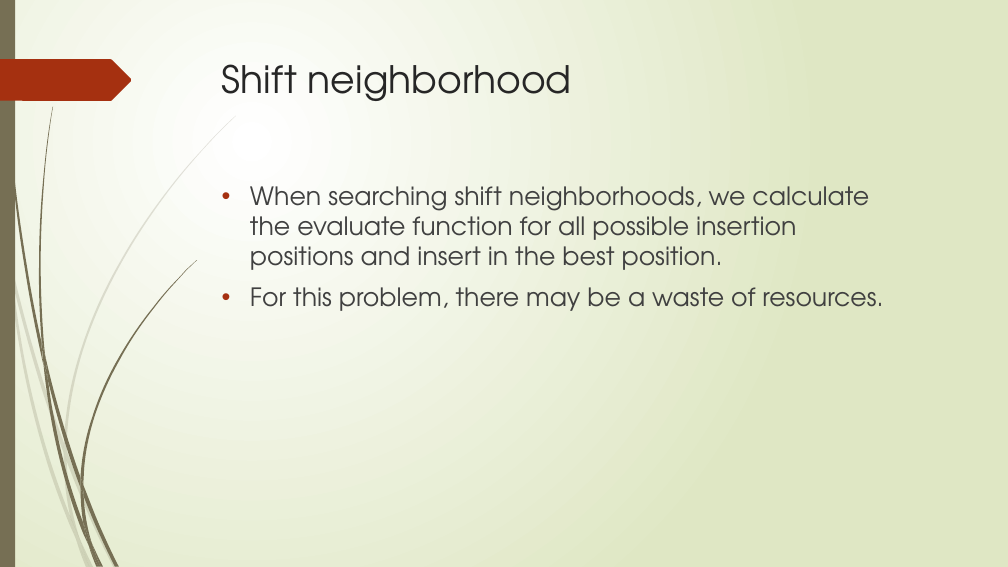
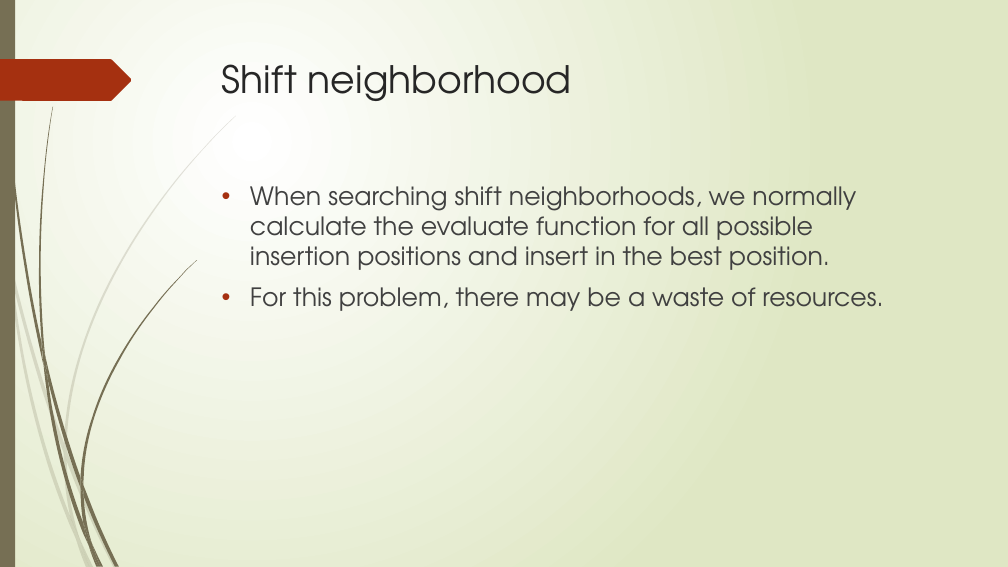
Before and after one commit to r-kurosu/kline_new, a slide deck: slide 43 of 竹田_修論発表.pptx (slide 39 before the commit). Drawn at 1008x567 pixels with LibreOffice and Linux fonts; fonts in the diff are those of the drawing. Boxes give left, top, right and bottom in pixels: in the first picture for what was removed or moved away, otherwise in the second. Text is boxed around its words. In the diff, an @@ line names an element or a change of style, - is before the commit and + after.

```diff
--- a/竹田_修論発表.pptx
+++ b/竹田_修論発表.pptx
@@ text at <box>250,186,856,270</box>: text changed @@
-• When searching shift neighborhoods, we calculate the evaluate function for all possible insertion positions and insert in the best position.
+• When searching shift neighborhoods, we normally calculate the evaluate function for all possible insertion positions and insert in the best position.
```
Also in this commit, not shown: 19 other slides changed, 3 slides added.
